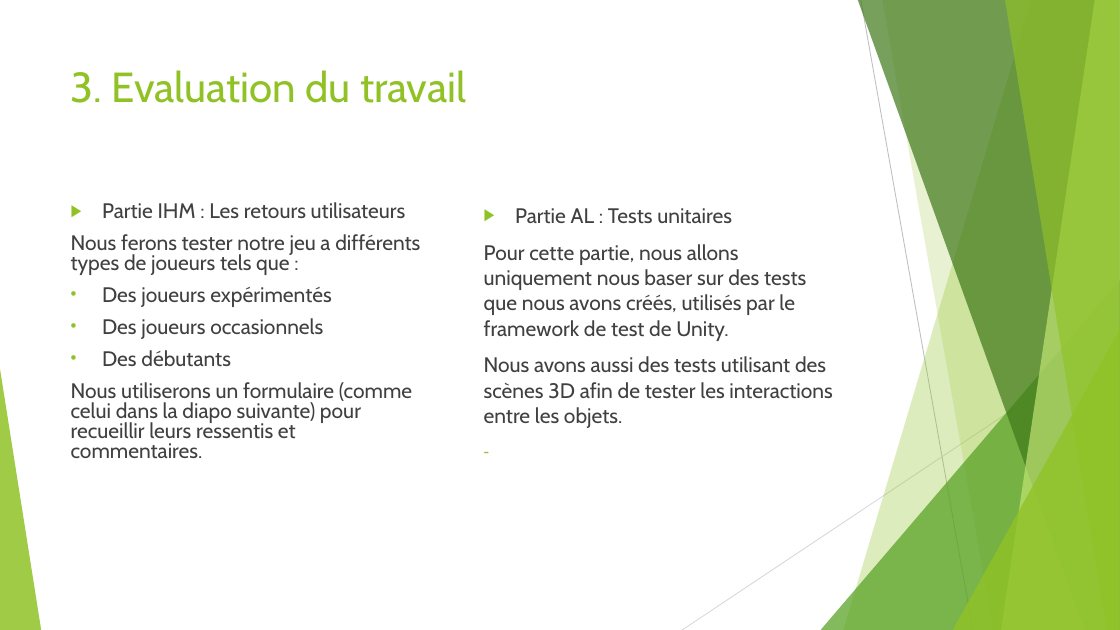
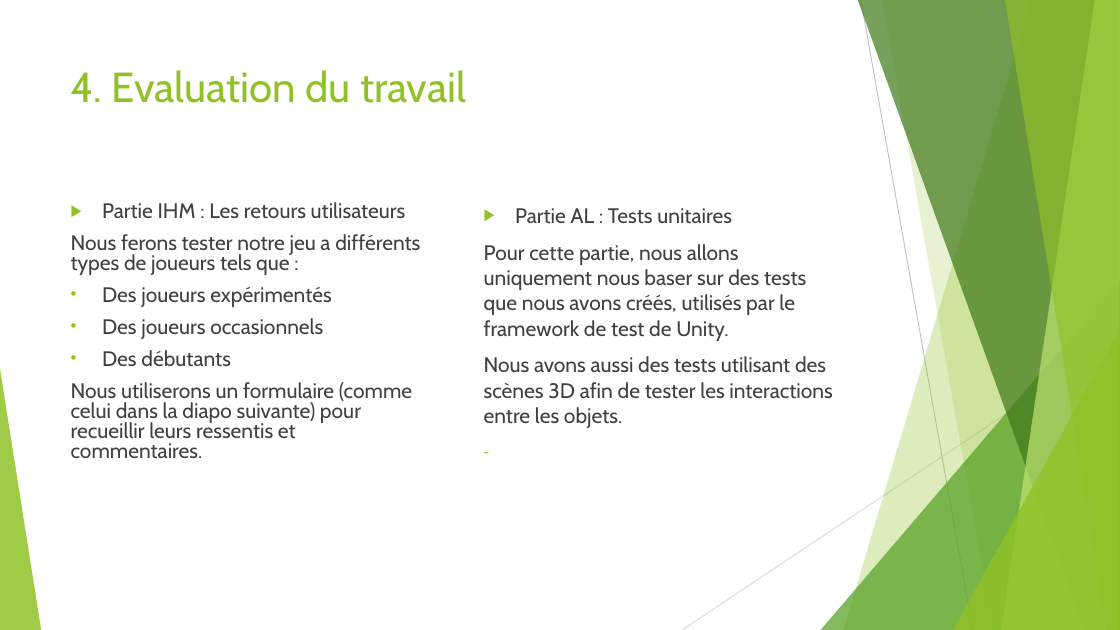
Before and after one commit to PNS-PS7and8/pns-innov1920-pns-innov1920-n, a slide deck: slide 6 of EtatDeLArt.odp (slide 5 before the commit). Drawn at 1120x630 pixels with LibreOffice and Linux fonts; fonts in the diff are those of the drawing. Boxes give left, top, right and bottom in pixels: in the first picture for what was removed or moved away, otherwise in the second. Text is boxed around its words. In the diff, an @@ line names an element or a change of style, - is before the commit and + after.

```diff
--- a/EtatDeLArt.odp
+++ b/EtatDeLArt.odp
@@ title at <box>71,70,466,103</box>: text changed @@
-3. Evaluation du travail
+4. Evaluation du travail
```
Also in this commit, not shown: 1 other slide changed, 1 slide added.
